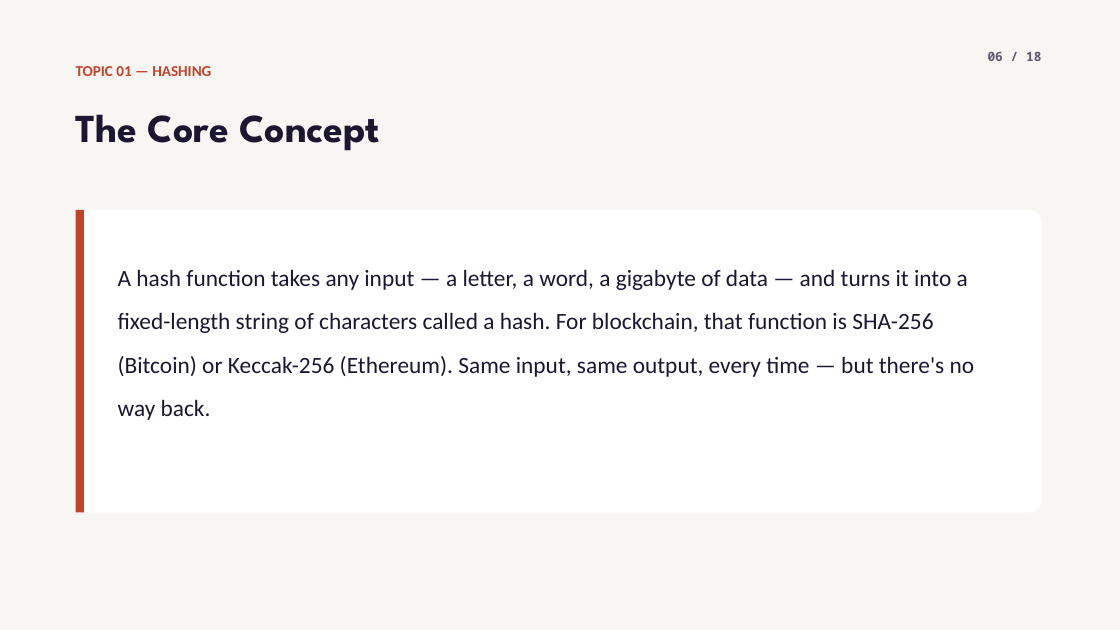
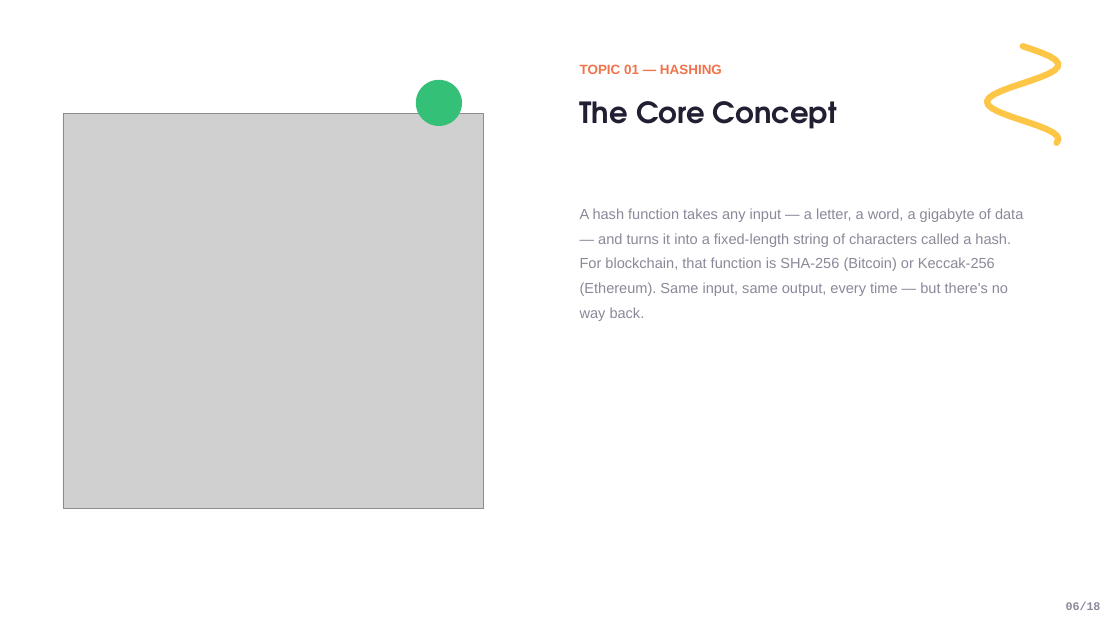
Before and after one commit to jadonamite/BlockchainCourse, a slide deck: slide 6 of curriculum/week-01/week1-topic-01-hashing.pptx. Drawn at 1120x630 pixels with LibreOffice and Linux fonts; fonts in the diff are those of the drawing; grey boxes stand for pictures. Boxes give left, top, right and bottom in pixels: in the first picture for what was removed or moved away, otherwise in the second. Text is boxed around its words. In the diff, an @@ line names an element or a change of style, - is before the commit and + after.

Commit message:
Rebuild Topic 01 deck to actually match the reference template
The previous decks used a dark terminal/dev-tool aesthetic invented
for this course instead of the referenced "Online Learning Platform"
template. This rebuilds Topic 01 (Hashing) from scratch as a real
component library matching the reference precisely: exact palette
(violet/yellow/green/coral), the squiggle ribbon motif, colored icon
cards, mentor-style photo cards, dashed timeline, stat blocks, and
CTA slides -- with real photos on nearly every slide instead of only
the divider. Code/terminal output is restyled into the reference's
own navy card color rather than a foreign dark theme.

Proof-of-concept on one topic before replicating to Topics 02-04.

```diff
--- a/curriculum/week-01/week1-topic-01-hashing.pptx
+++ b/curriculum/week-01/week1-topic-01-hashing.pptx
@@ rectangle removed at [0, 0, 1120, 630] @@
@@ text "TOPIC 01 — HASHING": place and size @@
-text "TOPIC 01 — HASHING" at [76, 66, 211, 76]
+text "TOPIC 01 — HASHING" at [580, 64, 722, 74]
@@ text "TOPIC 01 — HASHING" at [580, 64, 722, 74]: size 13 to 11.5 pt, font Calibri to Arial, text colour #C1432B to #F2734B @@
@@ freeform shape added at [987, 46, 1059, 143], outline #FDC646 5.4 pt @@
@@ ellipse added at [416, 80, 462, 126], fill #35C078 @@
@@ picture added at [63, 113, 483, 508] @@
@@ text "The Core Concept": place and size @@
-text "The Core Concept" at [76, 114, 380, 151]
+text "The Core Concept" at [580, 101, 837, 129]
@@ text "The Core Concept" at [580, 101, 837, 129]: size 34 to 25 pt, font League Spartan to TeX Gyre Adventor, text colour #1C1730 to #221F33 @@
@@ text "A hash function takes any ...": place and size @@
-text "A hash function takes any ..." at [118, 269, 975, 420]
+text "A hash function takes any ..." at [580, 208, 1023, 321]
@@ text "A hash function takes any ..." at [580, 208, 1023, 321]: size 20 to 12.5 pt, font Calibri to Arial, text colour #1C1730 to #8B8899; line spacing 1.55 to 1.42 @@
@@ rounded rectangle removed at [76, 210, 1042, 513] @@
@@ rectangle removed at [76, 210, 84, 513] @@
@@ text at [1066, 601, 1101, 610]: text changed; size 11 to 10 pt; font Noto Sans Mono to Courier New; text colour #5C576E to #8B8899 @@
-06 / 18
+06/18
```
Also in this commit, not shown: 16 other slides changed, 1 slide added, 1 slide removed.
